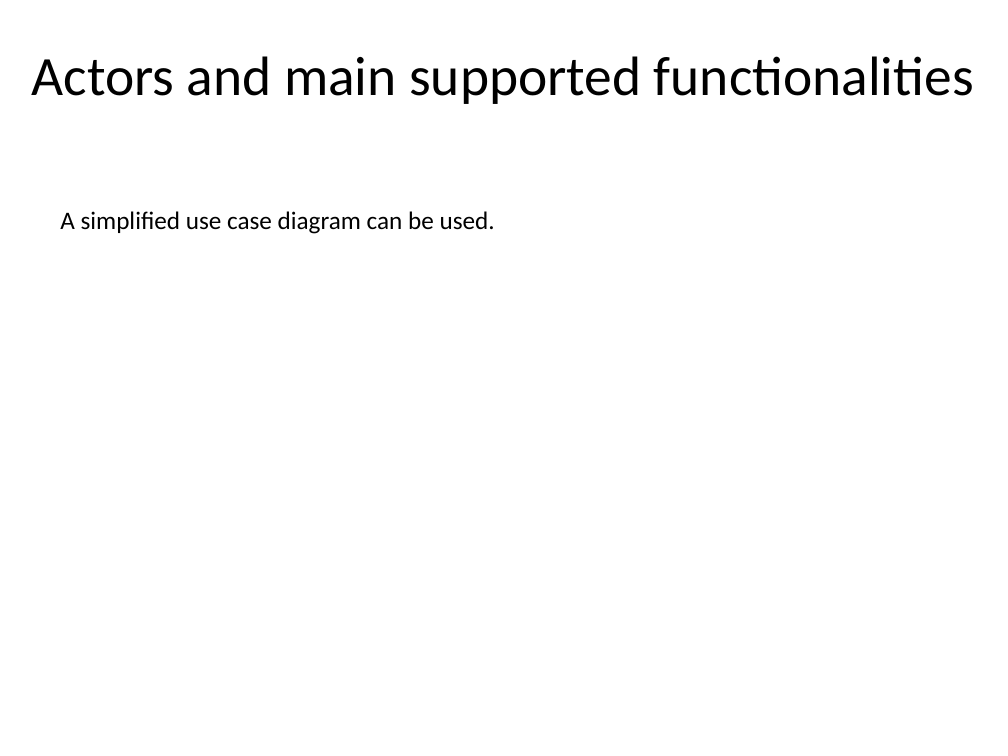
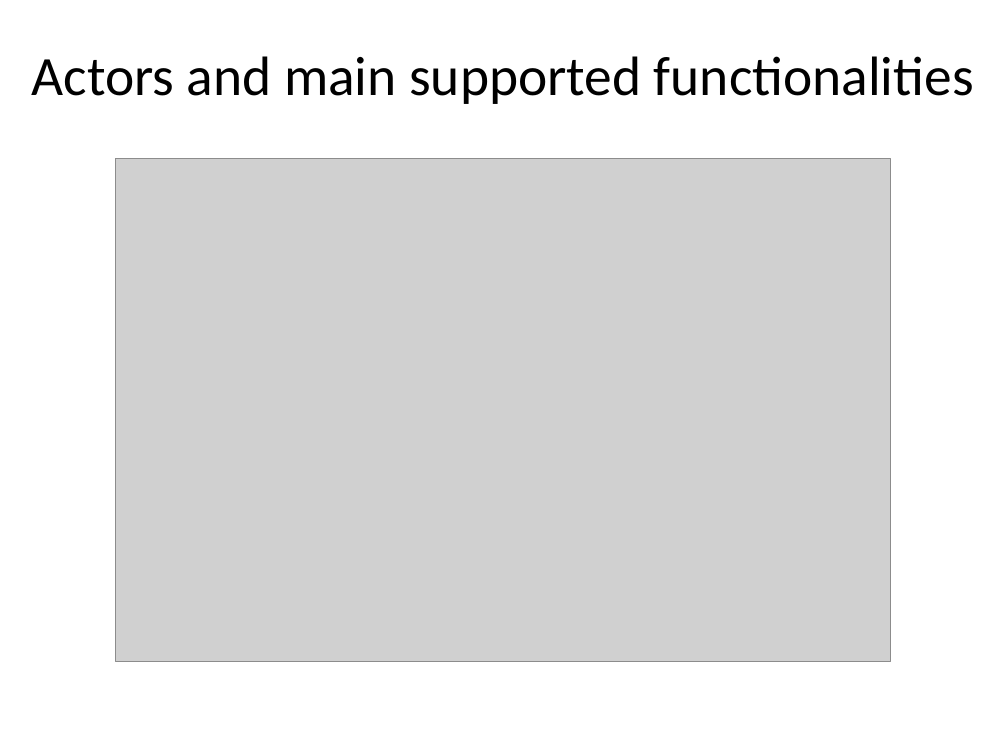
Before and after one commit to lorenzoceccanti/pixelindex, a slide deck: slide 3 of Preliminary Presentation.pptx. Drawn at 1008x756 pixels with LibreOffice and Linux fonts; fonts in the diff are those of the drawing; grey boxes stand for pictures; background and template pictures are left out. Boxes give left, top, right and bottom in pixels: in the first picture for what was removed or moved away, otherwise in the second. Text is boxed around its words. In the diff, an @@ line names an element or a change of style, - is before the commit and + after.

Commit message:
Upd pptx presentation w/alternative use-case diagram

```diff
--- a/Preliminary Presentation.pptx
+++ b/Preliminary Presentation.pptx
@@ picture added at (116,159,891,662) @@
@@ text removed at (60,211,495,234) @@
-A simplified use case diagram can be used.
```
Also in this commit, not shown: 4 other slides changed, 2 slides added, 3 slides removed.
